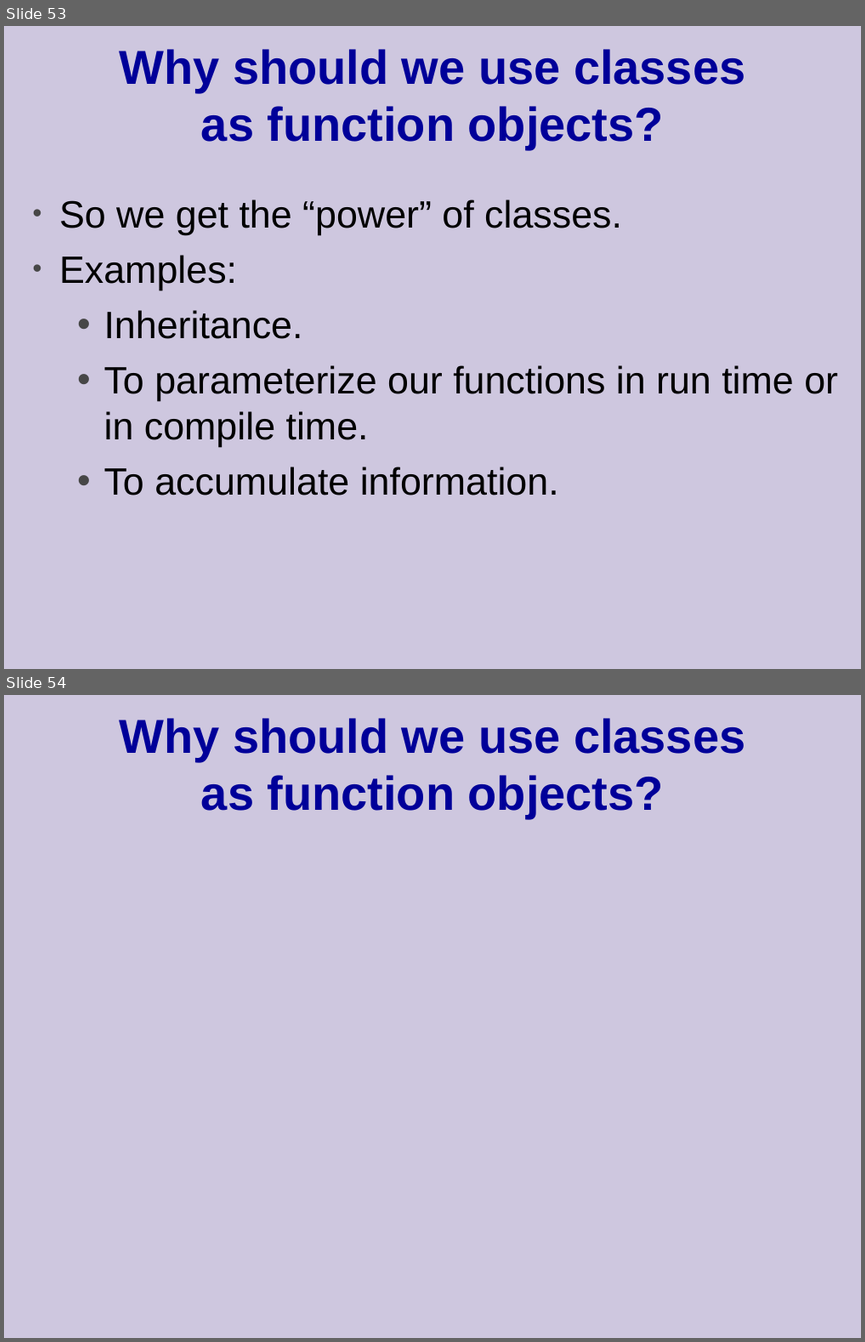
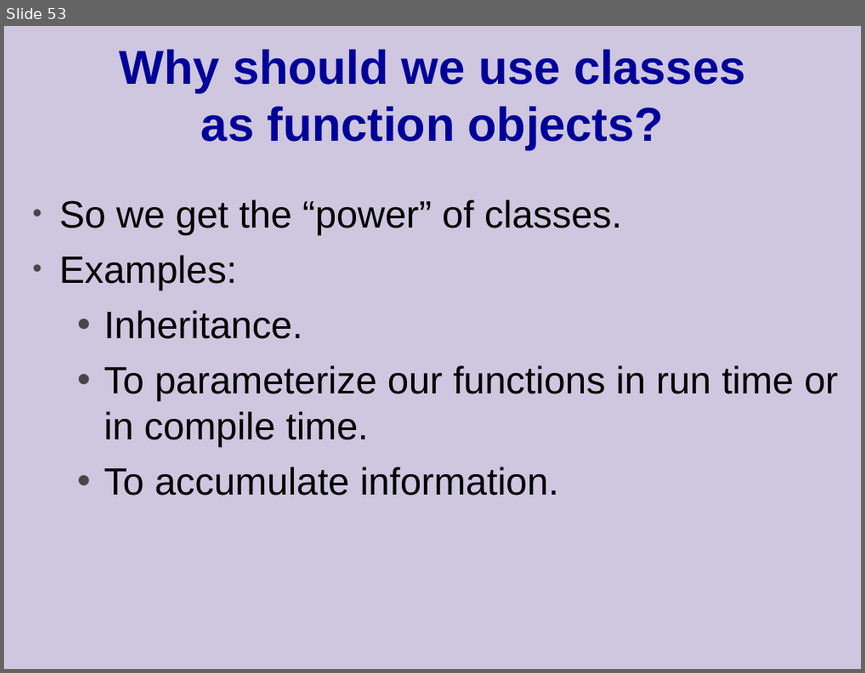
Before and after one commit to cpp-at-ariel/cpp-5778, a slide deck: week10-stl/slides-1-stl.odp. Shown one above the other, each under a label of ours: slides 53 and 54 before the commit, slide 53 after it. The pictures are 865x1342 and 865x673 pixels, drawn with LibreOffice and Linux fonts; fonts in the diff are those of the drawing. Boxes give left, top, right and bottom in pixels: in the first picture for what was removed or moved away, otherwise in the second. Text is boxed around its words. In the diff, an @@ line names an element or a change of style, - is before the commit and + after.

```diff
--- a/week10-stl/slides-1-stl.odp
+++ b/week10-stl/slides-1-stl.odp
@@ slide 54 removed at <box>4,695,861,1338</box>, background #CEC7DF @@
@@ title removed at <box>120,718,745,818</box> @@
-Why should we use classes
-as function objects?
```
Also in this commit, not shown: 2 slides changed, 13 other files.
